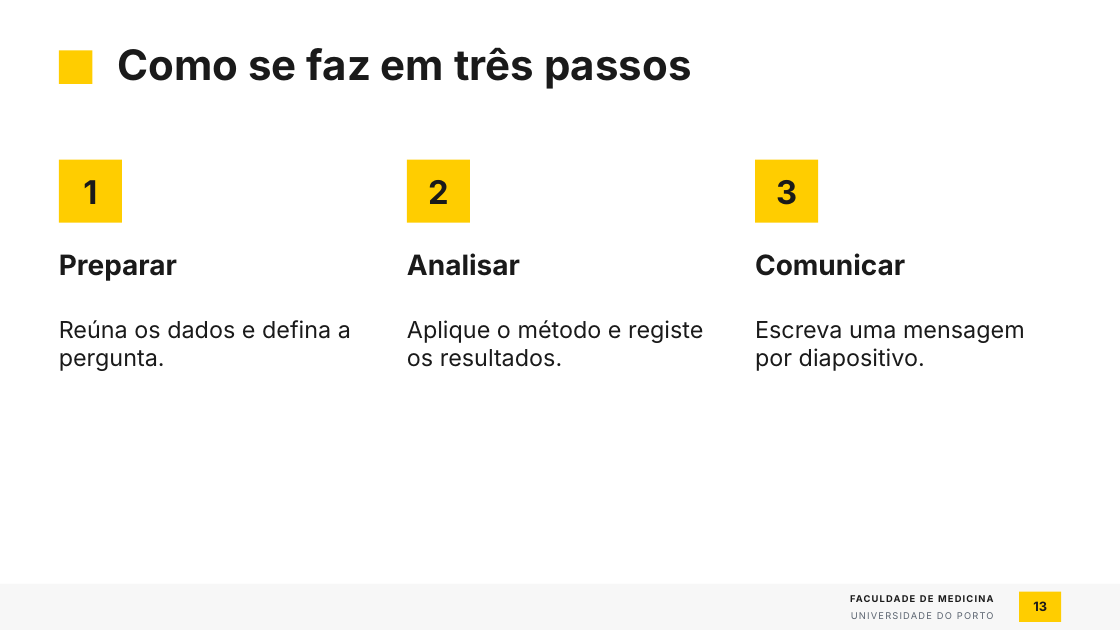
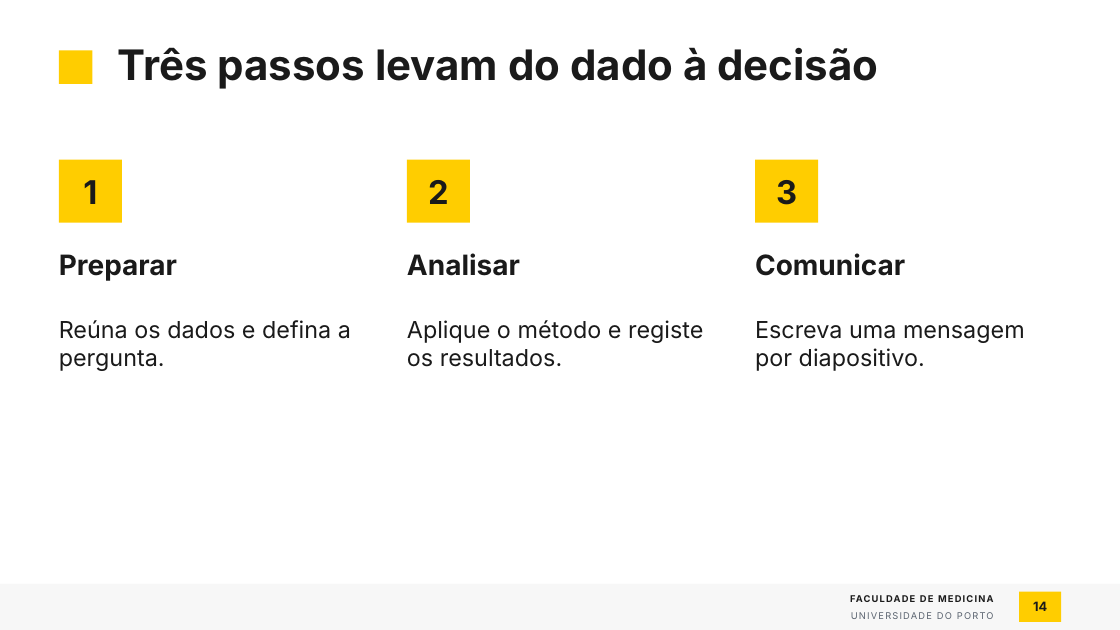
Before and after one commit to tiagojct/quarto-fmup, a slide deck: slide 14 of pptx/fmup-exemplo.pptx (slide 13 before the commit). Drawn at 1120x630 pixels with LibreOffice and Linux fonts; fonts in the diff are those of the drawing; background and template pictures are left out. Boxes give left, top, right and bottom in pixels: in the first picture for what was removed or moved away, otherwise in the second. Text is boxed around its words. In the diff, an @@ line names an element or a change of style, - is before the commit and + after.

```diff
--- a/pptx/fmup-exemplo.pptx
+++ b/pptx/fmup-exemplo.pptx
@@ title at (x1=118, y1=47, x2=878, y2=89): text changed @@
-Como se faz em três passos
+Três passos levam do dado à decisão
@@ page number at (x1=1033, y1=601, x2=1047, y2=611): text changed @@
-13
+14
```
Also in this commit, not shown: 9 other slides changed, 8 slides added, 2 slides removed, 5 other files.
